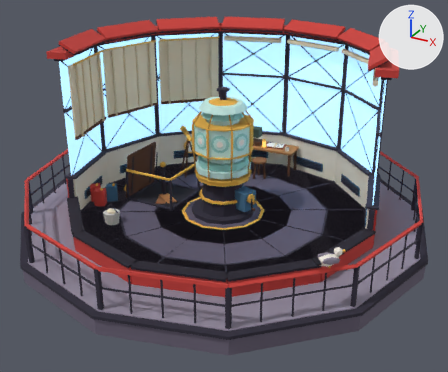
One commit to the glTF model public/models/lamproom.glb: the scene before it, then after it.
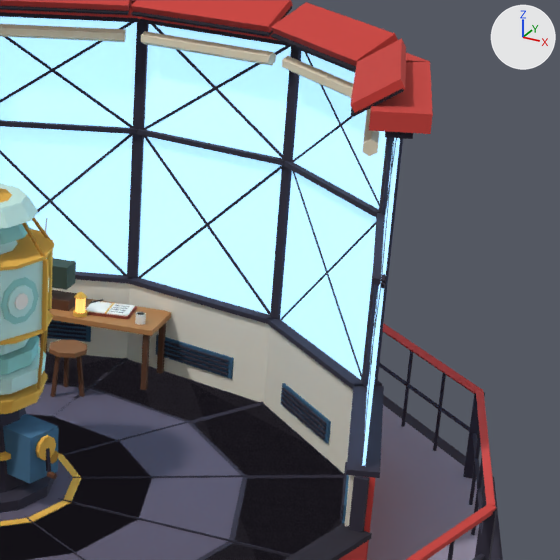
Each version appears first whole from a 50 mm camera at (8.16, -14.78, 8.22) aimed at (0.28, -0.45, 1.06), and next in a close-up on the part from 52% to 100% of the width and 7% to 65% of the height. Arrows for +X, +Y and +Z are at upper right; the lights stay in place. The older version's two pictures come first. Where no turn or scale is listed for an object, it has been applied to the vertices.

Objects in the first close-up: 'curtains', 'desk', 'lens_glass', 'log_book', 'pedestal', 'radio_set', 'railing', 'room', 'window_glass' and 1 more.
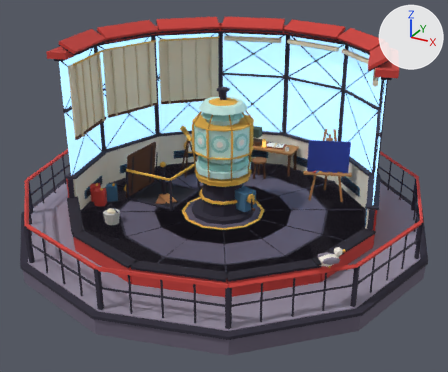
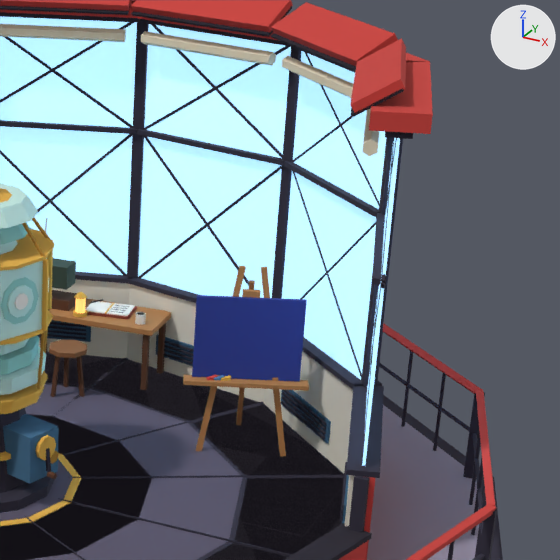
The change, as a list of edits to the scene's bpy script:
```text
Add mat_c_2c3a8c:
    mat_c_2c3a8c = principled_material('c_2c3a8c')
    mat_c_2c3a8c.base_color = (0.0252, 0.0423, 0.262)  # blue #2c3a8c
    mat_c_2c3a8c.roughness = 1.0
Add mat_c_4f7fae:
    mat_c_4f7fae = principled_material('c_4f7fae')
    mat_c_4f7fae.base_color = (0.0782, 0.212, 0.423)  # blue #4f7fae
    mat_c_4f7fae.roughness = 1.0
Add me_painting_canvas:
    me_painting_canvas.from_pydata([(-0.549, -0.311, 0.95), (-0.549, -0.311, 1.95), (-0.567, -0.264, 0.95), (-0.567, -0.264, 1.95), (0.612, 0.153, 0.95), (0.612, 0.153, 1.95), (0.593, 0.199, 0.95), (0.593, 0.199, 1.95)], [], [(0, 1, 3), (0, 3, 2), (2, 3, 7), (2, 7, 6), (6, 7, 5), (6, 5, 4), (4, 5, 1), (4, 1, 0), (2, 6, 4), (2, 4, 0), (7, 3, 1), (7, 1, 5)])
    me_painting_canvas.materials.append(mat_c_2c3a8c)  # blue #2c3a8c
Add me_easel:
    me_easel.from_pydata(...)  # 70 vertices, 108 faces; spans x -0.67..0.75, y -0.47..0.73, z -0.01..2.31
    # faces by material slot: [60, 16, 16, 16]
    me_easel.materials.append(mat_c_b27a48)  # brown #b27a48
    me_easel.materials.append(mat_c_c8403a)  # red #c8403a
    me_easel.materials.append(mat_c_4f7fae)  # blue #4f7fae
    me_easel.materials.append(mat_c_e8b24a)  # orange #e8b24a
Add ob_painting_canvas:
    ob_painting_canvas = bpy.data.objects.new('painting_canvas', me_painting_canvas)
    ob_painting_canvas.location = (2.4, 2.3, 0.0)
Add ob_easel:
    ob_easel = bpy.data.objects.new('easel', me_easel)
    ob_easel.location = (2.4, 2.3, 0.0)
```

Changed parts and their boxes [x1, y1, x2, y2] in the close-ups (560 x 560 px):
'painting_canvas', added (blue): after [192, 295, 307, 382]
'easel', added: after [183, 266, 309, 457]
    faces in mat_c_b27a48 (brown #b27a48): [183, 266, 309, 457]
